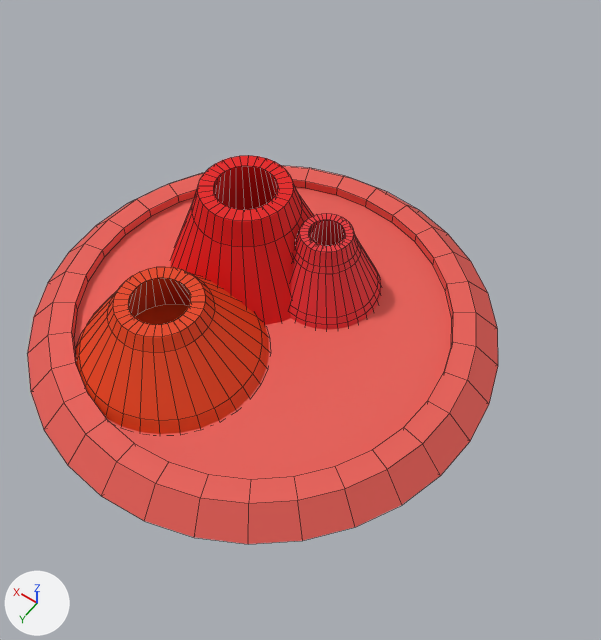
One commit to the FBX model Assets/red.fbx: the scene before it, then after it.
Before and after are seen from a 50 mm camera at (-6.24, 7.59, 11.57) aimed at (-0.78, -0.05, -0.43). The lights are fixed; the arrows at lower left show +X, +Y and +Z. Mesh edges are drawn as thin lines.
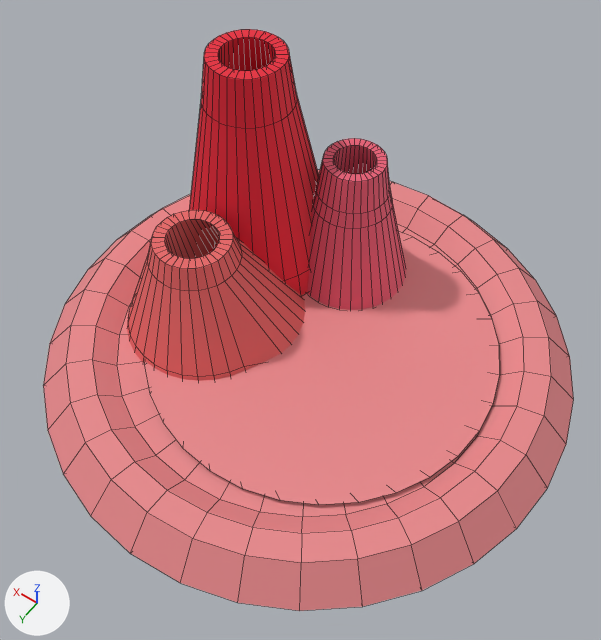
Pixel boxes (x1, y1, x2, y2) of what changed, in the pictures (601 x 640 px; the box of a moved part takes in the faces that stretch with it):
```json
{"object": "Cone", "change": "recoloured, reshaped, moved, rescaled", "before": [28, 166, 498, 544], "after": [43, 170, 574, 611], "on screen": "red to pink, 13% wider, 17% taller"}
{"object": "Cylinder.002", "change": "recoloured, reshaped, moved, rescaled", "before": [76, 267, 269, 434], "after": [127, 210, 305, 381], "on screen": "8% narrower"}
{"object": "Cylinder", "change": "reshaped, moved, rescaled", "before": [171, 155, 321, 325], "after": [189, 29, 319, 295]}
{"object": "Cylinder.001", "change": "recoloured, moved, rescaled", "before": [290, 213, 382, 330], "after": [307, 138, 406, 310]}
{"part": 1, "of": "me_cylinder", "change": "built on", "after": [284, 270, 309, 295]}
{"part": 2, "of": "me_cylinder_002", "change": "moved or reshaped", "before": [129, 278, 269, 420], "after": [165, 219, 305, 370]}
{"part": 3, "of": "me_cone", "change": "built on", "before": [71, 180, 453, 479], "after": [92, 199, 524, 533]}
```

Scene script edits in JSON lines:
```json
{"op": "set", "path": "mat_material_002.base_color", "old": "(0.8, 0.0275, 0.0343)", "new": "(0.8, 0.11, 0.178)", "note": "red #e72e34 -> red #e75d75"}
{"op": "set", "path": "mat_material_001.base_color", "old": "(0.8, 0.106, 0.0863)", "new": "(0.8, 0.244, 0.256)", "note": "red #e75c53 -> pink #e7878a"}
{"op": "set", "path": "mat_material_004.base_color", "old": "(0.8, 0.0468, 0.0)", "new": "(0.8, 0.132, 0.132)", "note": "orange #e73d00 -> red #e76666"}
{"block": "me_cylinder", "where": "# used by ob_cylinder; location = (0.99, -0.96, 0.0); scale = (0.909, 0.909, 1.68)"}
{"op": "remove", "block": "me_cylinder", "code": "me_cylinder.from_pydata(...)  # 192 vertices, 162 faces; spans x -2.18..2.18, y -2.18..2.18, z -1.0..0.67"}
{"op": "add", "block": "me_cylinder", "code": "me_cylinder.from_pydata(...)  # 221 vertices, 181 faces; spans x -2.11..2.09, y -2.13..2.11, z -0.9..0.67"}
{"block": "me_cylinder", "change": "me_cylinder part 1"}
{"block": "me_cylinder", "change": "10 faces are deleted"}
{"block": "me_cylinder", "change": "32 vertices move from x -2.18..2.18, y -2.18..2.18, z -1.0 to x -2.11..2.09, y -2.13..2.11, z -0.9..-0.82"}
{"block": "me_cylinder", "change": "29 vertices are added at x -1.02..2.06, y -2.12..1.74, z -0.9..-0.82"}
{"block": "me_cylinder", "change": "29 new faces join them"}
{"block": "me_cone", "where": "# used by ob_cone; location = (0.03, 0.01, -1.97); rotation_euler = (0.0, -3.142, 0.0), in degrees (0, -180, 0); scale = (1.38, 1.38, 0.923)"}
{"op": "remove", "block": "me_cone", "code": "me_cone.from_pydata(...)  # 321 vertices, 321 faces; spans x -3.23..3.23, y -3.23..3.23, z -1.5..2.01"}
{"op": "add", "block": "me_cone", "code": "me_cone.from_pydata(...)  # 385 vertices, 385 faces; spans x -3.23..3.23, y -3.23..3.23, z -1.5..2.01"}
{"block": "me_cone", "change": "me_cone part 3"}
{"block": "me_cone", "change": "32 vertices are removed from x -2.57..2.57, y -2.57..2.57, z -1.29"}
{"block": "me_cone", "change": "33 faces are deleted"}
{"block": "me_cone", "change": "96 vertices are added at x -2.32..2.32, y -2.32..2.32, z -1.36..-1.29"}
{"block": "me_cone", "change": "97 new faces join them"}
{"block": "me_cylinder_002", "where": "# used by ob_cylinder_002; location = (0.88, 1.65, 0.0); scale = (0.82, 0.82, 0.82)"}
{"op": "remove", "block": "me_cylinder_002", "code": "me_cylinder_002.from_pydata(...)  # 192 vertices, 162 faces; spans x -2.18..2.18, y -2.18..2.18, z -1.0..0.67"}
{"op": "add", "block": "me_cylinder_002", "code": "me_cylinder_002.from_pydata(...)  # 192 vertices, 162 faces; spans x -2.63..2.18, y -2.6..2.18, z -1.15..0.67"}
{"block": "me_cylinder_002", "change": "me_cylinder_002 part 2: 48 of the vertices in x -2.18..1.3, y -2.02..1.17, z -1.0..-0.69 are moved by (-0.45, -0.58, -0.15)"}
{"op": "set", "path": "ob_cylinder.location", "old": "(0.99, -0.96, 0.0)", "new": "(1.05, -1.25, 1.81)"}
{"op": "set", "path": "ob_cylinder.scale", "old": "(0.909, 0.909, 1.68)", "new": "(0.709, 0.709, 2.88)"}
{"op": "set", "path": "ob_cylinder_001.location", "old": "(-0.56, -1.25, 0.0)", "new": "(-0.69, -1.87, 0.51)"}
{"op": "set", "path": "ob_cylinder_001.scale", "old": "(0.512, 0.512, 0.994)", "new": "(0.58, 0.58, 2.23)"}
{"op": "set", "path": "ob_cone.location", "old": "(0.03, 0.01, -1.97)", "new": "(-1.0, 0.01, -2.27)"}
{"op": "set", "path": "ob_cone.scale", "old": "(1.38, 1.38, 0.923)", "new": "(1.51, 1.51, 1.16)"}
{"op": "set", "path": "ob_cylinder_002.location", "old": "(0.88, 1.65, 0.0)", "new": "(0.84, 0.72, 0.37)"}
{"op": "set", "path": "ob_cylinder_002.scale", "old": "(0.82, 0.82, 0.82)", "new": "(0.719, 0.719, 1.42)"}
```
